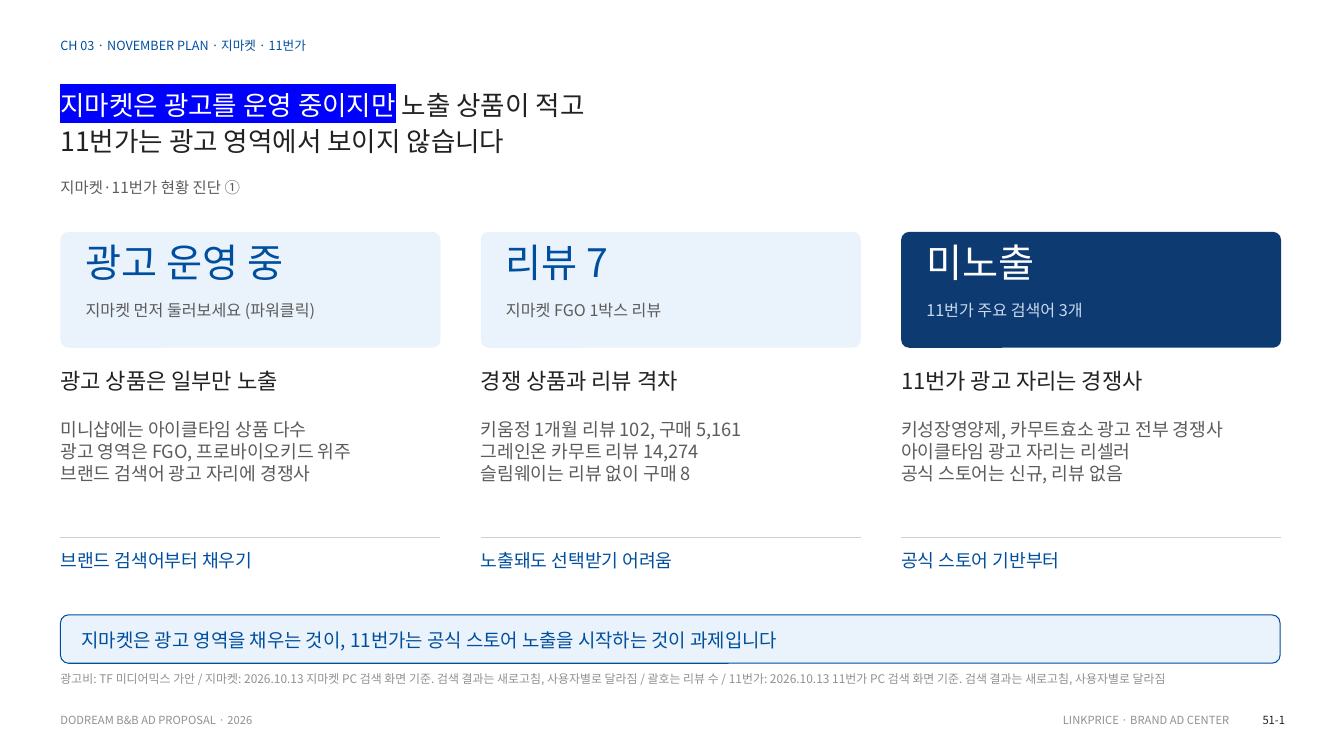
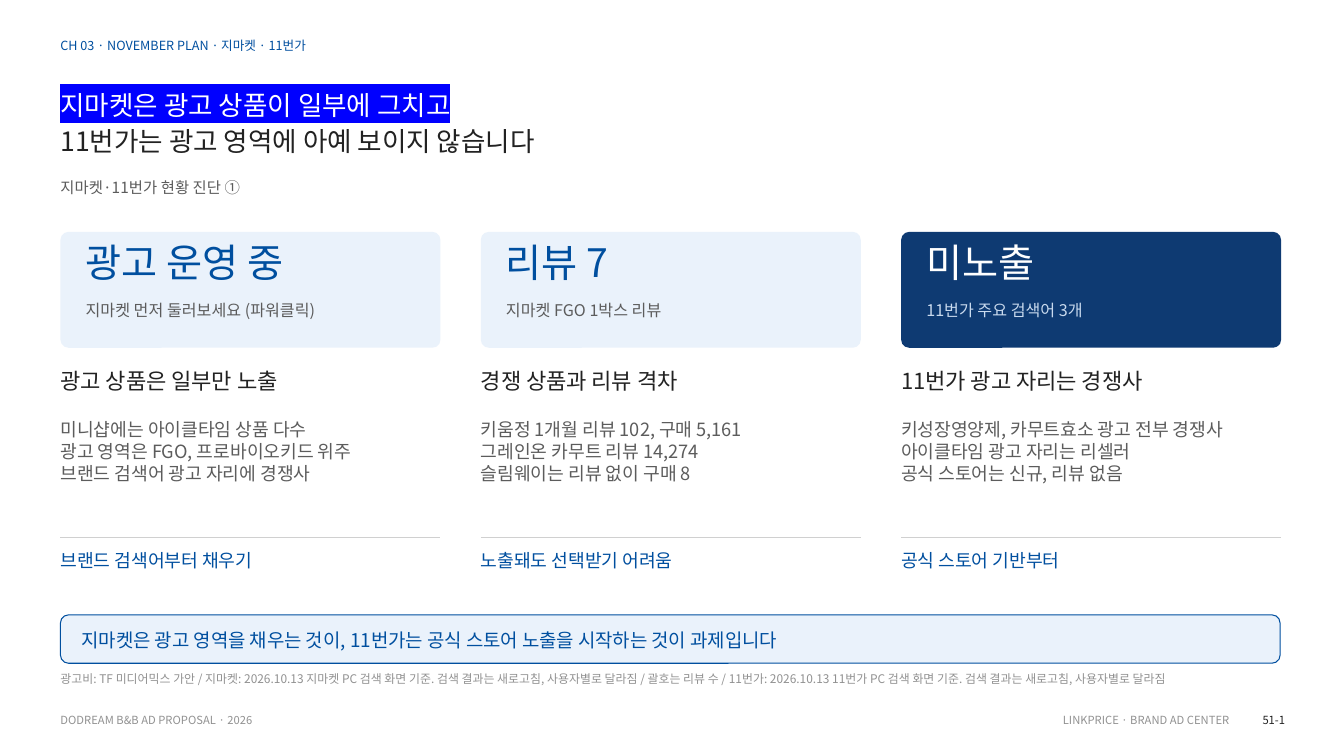
Before and after one commit to sonnet24/mypage, a slide deck: slide 9 of 두드림_11월_쿠팡_지마켓_11번가_수정.pptx. Drawn at 1344x756 pixels with LibreOffice and Linux fonts; fonts in the diff are those of the drawing. Boxes give left, top, right and bottom in pixels: in the first picture for what was removed or moved away, otherwise in the second. Text is boxed around its words. In the diff, an @@ line names an element or a change of style, - is before the commit and + after.

```diff
--- a/두드림_11월_쿠팡_지마켓_11번가_수정.pptx
+++ b/두드림_11월_쿠팡_지마켓_11번가_수정.pptx
@@ text at box(60, 93, 535, 153): text changed @@
-지마켓은 광고를 운영 중이지만 노출 상품이 적고
-11번가는 광고 영역에서 보이지 않습니다
+지마켓은 광고 상품이 일부에 그치고
+11번가는 광고 영역에 아예 보이지 않습니다
```
Also in this commit, not shown: 3 other slides changed.
